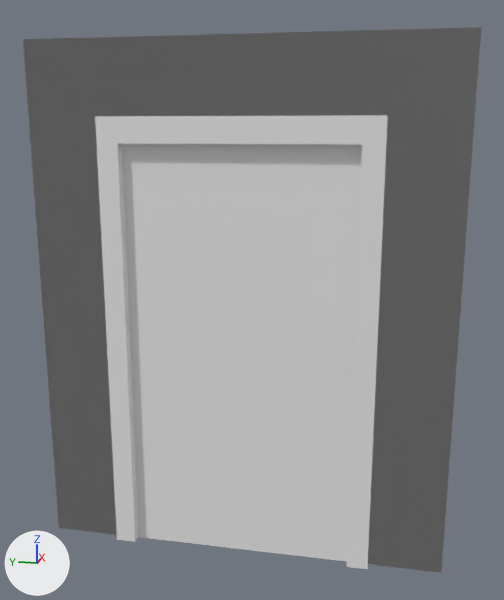
An edit to the FBX model Assets/Models/HallwayTileset.fbx, drawn before and after from the same camera.
Camera for both pictures: a 50 mm lens placed at (-3.98, -0.86, 1.12), pointed at (0.03, -0.05, 0.12). The axes (+X, +Y, +Z) are drawn at lower left. The lights are the same throughout. The older version comes first. Where no turn or scale is listed for an object, it has been applied to the vertices.

In view in the first picture: 'Wall', 'WallWithDoor'.
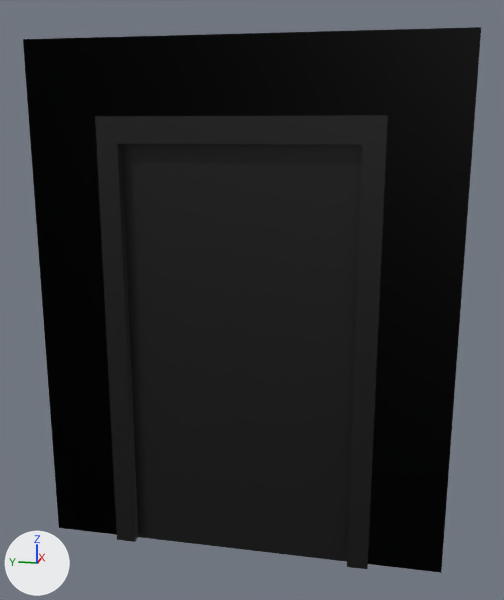
What differs and where, as boxes [x1, y1, x2, y2] in the pictures (504 x 600 px):
part 1 of me_cube_011, recoloured (white to black)
    before: [23, 27, 481, 572]
    after: [26, 81, 477, 572]
part 2 of me_cube_010, recoloured (white to black)
    before: [27, 81, 477, 573]
    after: [23, 27, 481, 573]

Diff of the bpy script that builds the scene:
```diff
--- a/Assets/Models/HallwayTileset.fbx.py
+++ b/Assets/Models/HallwayTileset.fbx.py
@@ mat_sliding @@
+mat_sliding = principled_material('Sliding')
+mat_sliding.base_color = (0.0, 0.0, 0.0)  # black #000000
@@ mat_wallpaper @@
+mat_wallpaper = principled_material('WallPaper')
+mat_wallpaper.base_color = (0.8, 0.8, 0.8)  # white #e7e7e7
@@ me_cube_011 @@
 me_cube_011.from_pydata(...)  # 66 vertices, 48 faces; spans x -0.16..0.16, y -1.25..1.25, z -1.5..1.61
 # used by ob_wallwithdoor; location = (0.0, 0.0, 0.0)
+# me_cube_011 part 1: 47 of the faces centred in x -0.16..0.16, y -1.25..1.25, z -1.5..1.61 switch from no material to mat_sliding (black #000000)
+me_cube_011.materials.append(mat_wallpaper)  # white #e7e7e7
@@ me_cube_010 @@
 me_cube_010.from_pydata(...)  # 30 vertices, 28 faces; spans x -0.1..0.16, y -1.25..1.25, z -1.5..1.61
 # used by ob_wall; location = (0.0, 0.0, 0.0)
+# me_cube_010 part 2: 27 of the faces centred in x -0.1..0.16, y -1.25..1.25, z -1.5..1.61 switch from no material to mat_sliding (black #000000)
+me_cube_010.materials.append(mat_wallpaper)  # white #e7e7e7
```
